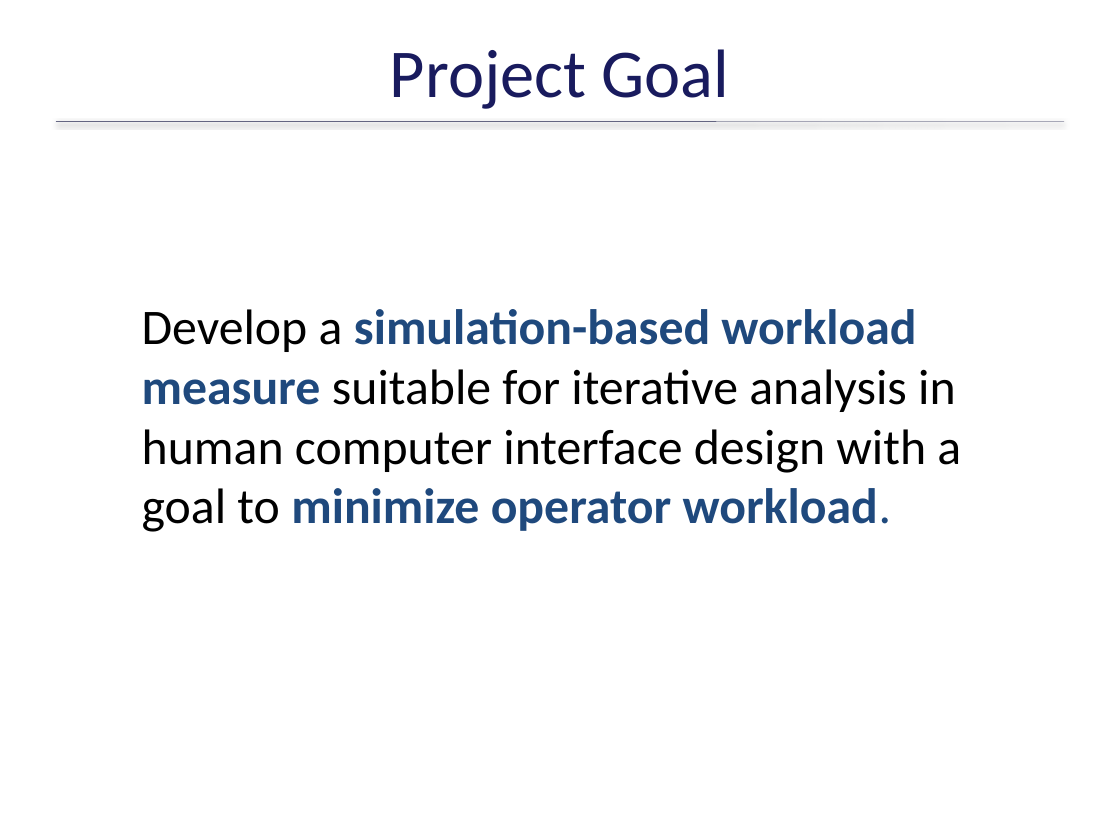
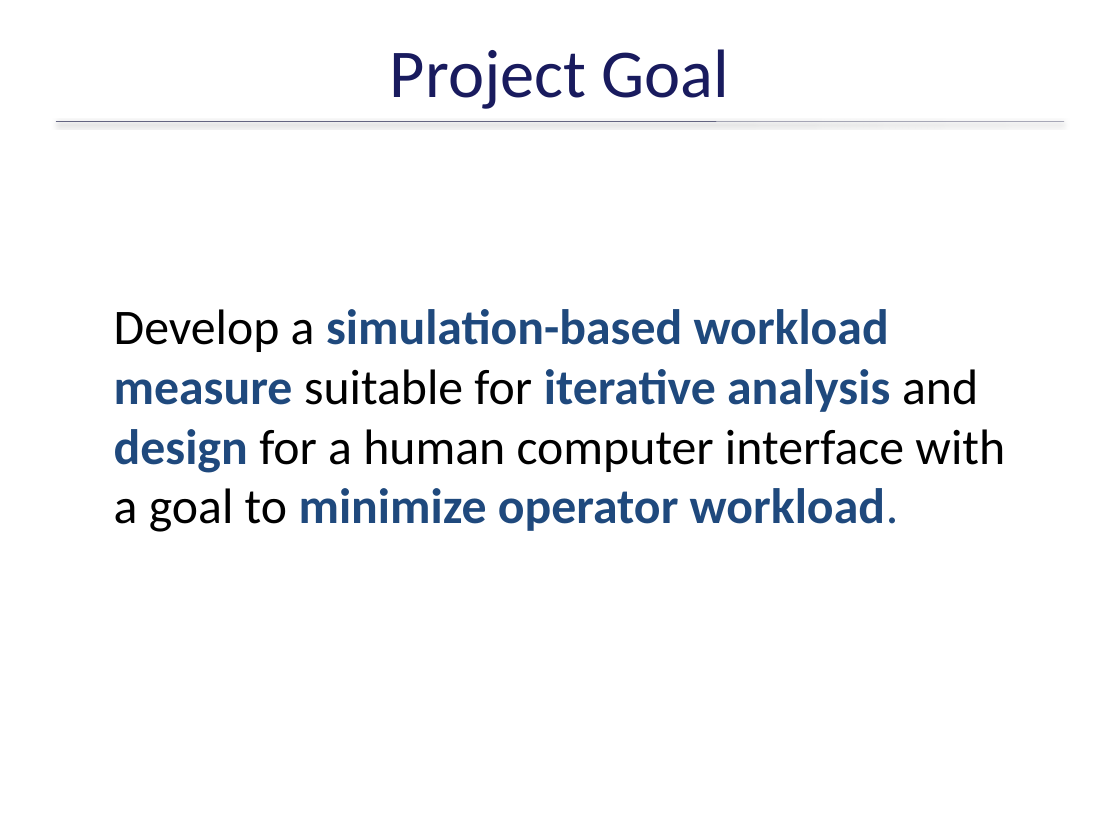
Before and after one commit to ericmercer/workload, a slide deck: slide 2 of publications_and_presentations/BYU13-03-Operator-Workload-Feb-2015.pptx. Drawn at 1120x840 pixels with LibreOffice and Linux fonts; fonts in the diff are those of the drawing; background and template pictures are left out. Boxes give left, top, right and bottom in pixels: in the first picture for what was removed or moved away, otherwise in the second. Text is boxed around its words. In the diff, an @@ line names an element or a change of style, - is before the commit and + after.

Commit message:
Added changes

```diff
--- a/publications_and_presentations/BYU13-03-Operator-Workload-Feb-2015.pptx
+++ b/publications_and_presentations/BYU13-03-Operator-Workload-Feb-2015.pptx
@@ text at <box>114,309,1005,532</box>: text changed; text colour #000000 to #1F497D; bold on @@
-Develop a simulation-based workload measure suitable for iterative analysis in human computer interface design with a goal to minimize operator workload.
+Develop a simulation-based workload measure suitable for iterative analysis and design for a human computer interface with a goal to minimize operator workload.
```
Also in this commit, not shown: 5 other slides changed.
